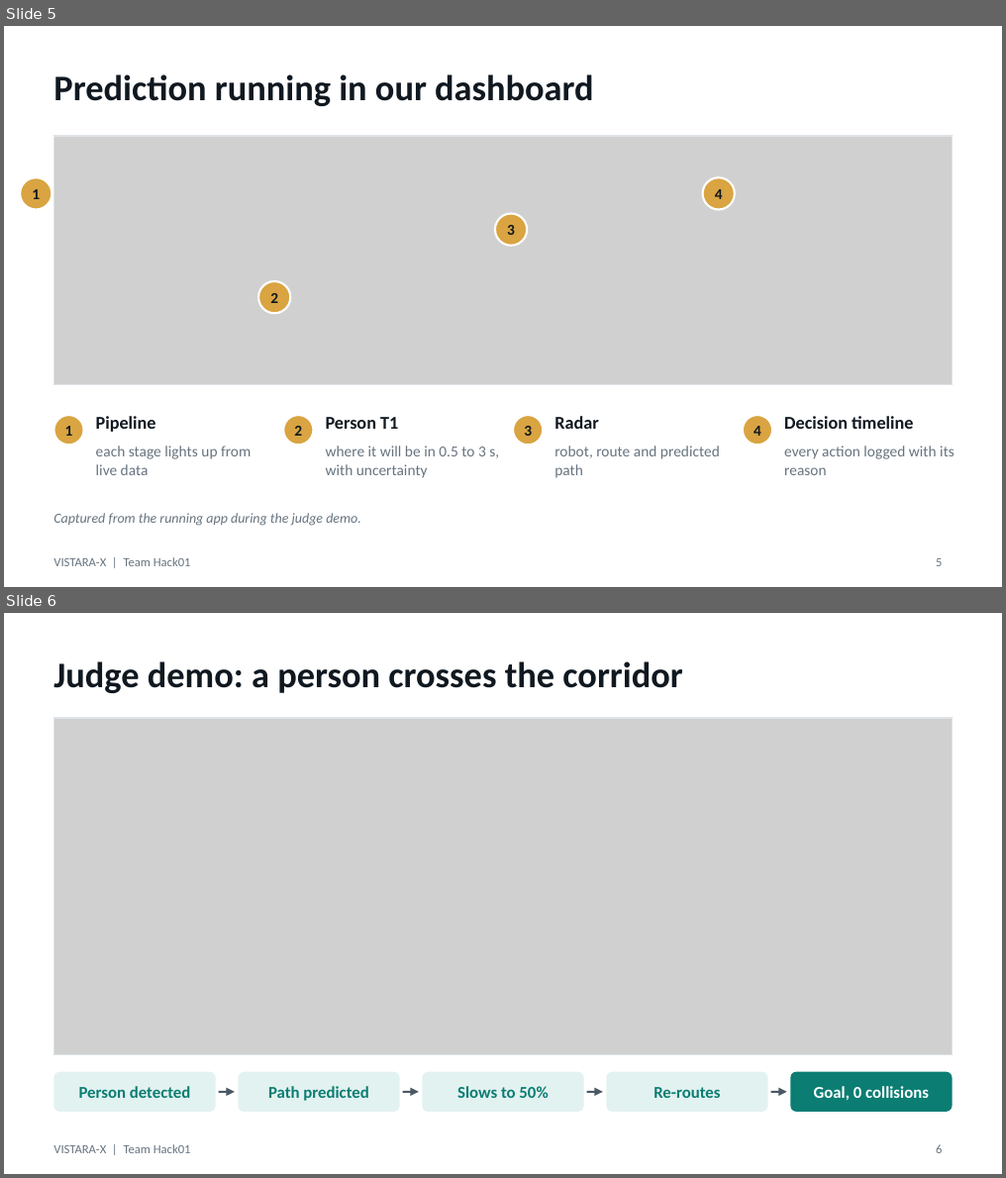
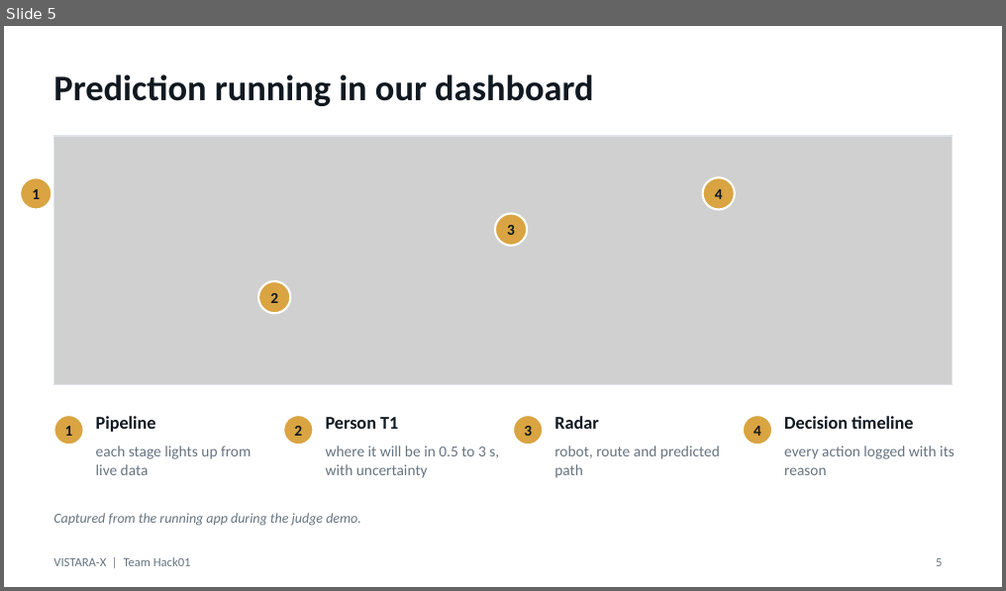
Before and after one commit to RiteshKumar2e/VISTARA-X, a slide deck: presentation/VISTARA-X_Hack01.pptx. Shown one above the other, each under a label of ours: slides 5 and 6 before the commit, slide 5 after it. The pictures are 1006x1178 and 1006x591 pixels, drawn with LibreOffice and Linux fonts; fonts in the diff are those of the drawing; grey boxes stand for pictures. Boxes give left, top, right and bottom in pixels: in the first picture for what was removed or moved away, otherwise in the second. Text is boxed around its words. In the diff, an @@ line names an element or a change of style, - is before the commit and + after.

```diff
--- a/presentation/VISTARA-X_Hack01.pptx
+++ b/presentation/VISTARA-X_Hack01.pptx
@@ slide 6 removed at [4,613,1002,1174], background #FFFFFF; not listed: 1 template element that a slide beside it also shows @@
@@ title removed at [54,662,682,693] @@
-Judge demo: a person crosses the corridor
@@ picture removed at [54,718,952,1056] @@
@@ rectangle removed at [54,718,952,1056] @@
@@ rounded rectangle removed at [54,1072,216,1112] @@
@@ text removed at [79,1086,190,1098] @@
-Person detected
@@ rounded rectangle removed at [239,1072,400,1112] @@
@@ text removed at [268,1086,368,1101] @@
-Path predicted
@@ rounded rectangle removed at [422,1072,584,1112] @@
@@ text removed at [457,1086,548,1098] @@
-Slows to 50%
@@ rounded rectangle removed at [607,1072,768,1112] @@
@@ text removed at [653,1087,720,1098] @@
-Re-routes
@@ rounded rectangle removed at [790,1072,952,1112] @@
@@ text removed at [814,1086,929,1100] @@
-Goal, 0 collisions
@@ arrow removed from (219, 1092) to (235, 1092) @@
@@ arrow removed from (403, 1092) to (419, 1092) @@
@@ arrow removed from (587, 1092) to (603, 1092) @@
@@ arrow removed from (770, 1092) to (786, 1092) @@
@@ page number removed at [936,1145,942,1154] @@
-6
```
Also in this commit, not shown: 2 slides changed, 3 other slides removed, 2 other files.
